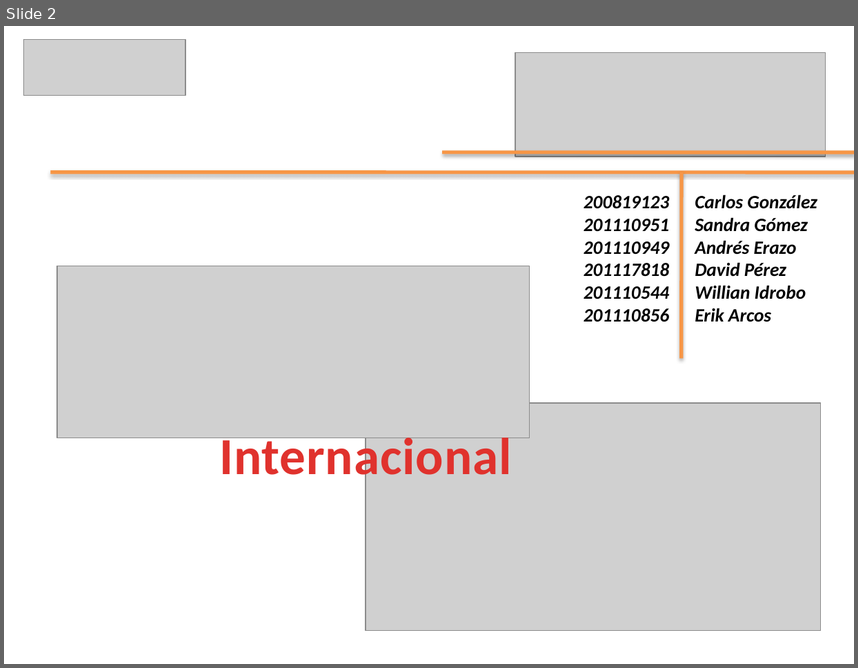
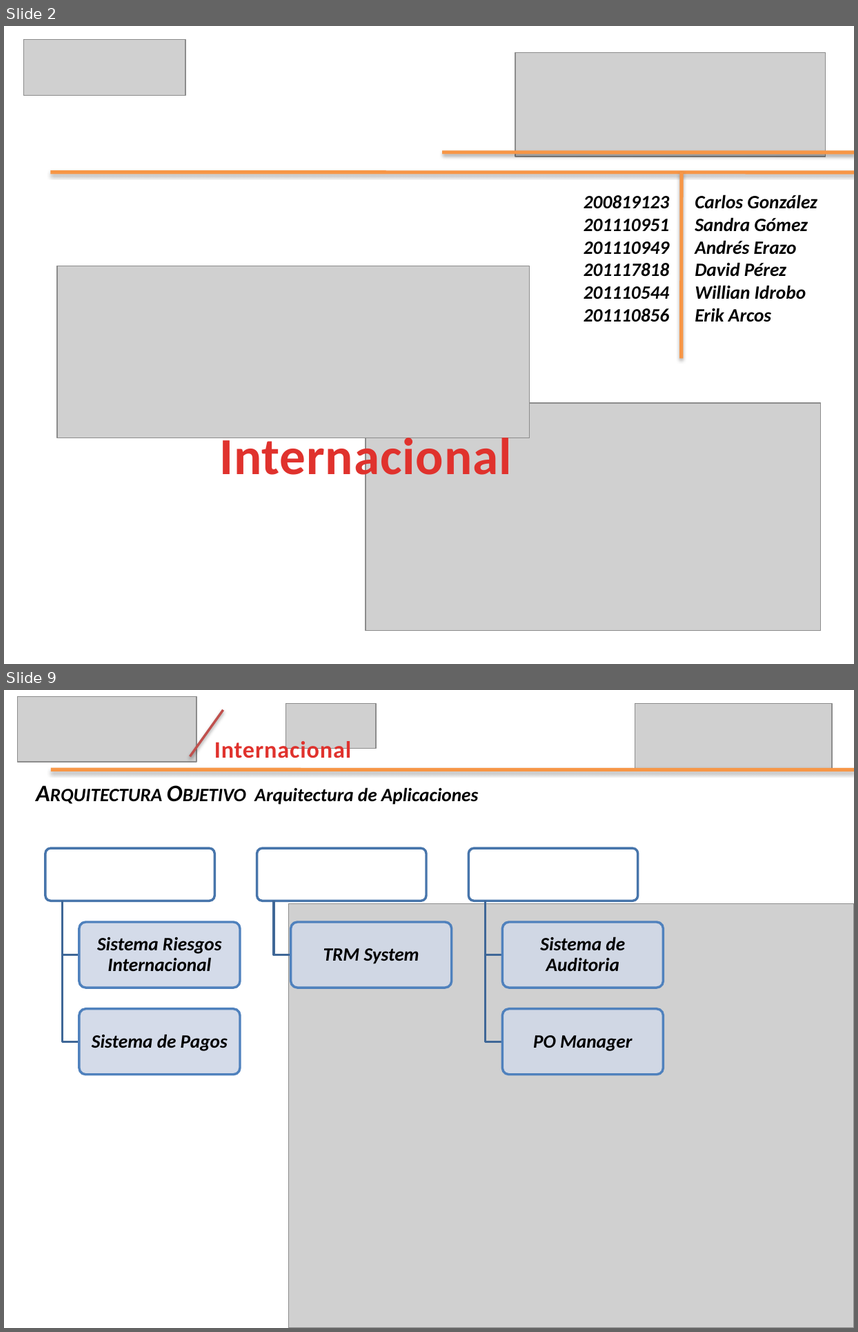
Before and after one commit to leseroth/ingenium-managment, a slide deck: CSOF5100 Proyecto 1/0621PresentacionIngenium.pptx. Shown one above the other, each under a label of ours: slide 2 before the commit, slides 2 and 9 after it; the slides between them are not shown. The pictures are 858x668 and 858x1332 pixels, drawn with LibreOffice and Linux fonts; fonts in the diff are those of the drawing; grey boxes stand for pictures. Boxes give left, top, right and bottom in pixels: in the first picture for what was removed or moved away, otherwise in the second. Text is boxed around its words. In the diff, an @@ line names an element or a change of style, - is before the commit and + after.

```diff
--- a/CSOF5100 Proyecto 1/0621PresentacionIngenium.pptx
+++ b/CSOF5100 Proyecto 1/0621PresentacionIngenium.pptx
@@ slide 9 added at (4, 690, 854, 1328), background #FFFFFF @@
@@ picture added at (18, 697, 197, 762) @@
@@ line added from (190, 756) to (223, 709), #C0504D 2 pt @@
@@ picture added at (286, 704, 377, 749) @@
@@ picture added at (635, 704, 832, 770) @@
@@ text added at (214, 738, 352, 758), 20 pt, text gradient #E0322D to #A2201C, bold @@
+Internacional
@@ line added from (51, 770) to (854, 770), #F79646 3 pt @@
@@ text added at (254, 787, 479, 805), 16 pt, text #000000, bold, italic @@
+Arquitectura Objetivo Arquitectura de Aplicaciones
@@ picture added at (289, 903, 854, 1328) @@
@@ group added at (45, 848, 663, 1074): 8 rounded rectangles, 5 freeform shapes, 5 texts @@
+Sistema Riesgos Internacional
+Sistema de Pagos
+TRM System
+Sistema de Auditoria
+PO Manager
```
Also in this commit, not shown: 11 slides changed, 15 other slides added, 13 slides removed.
